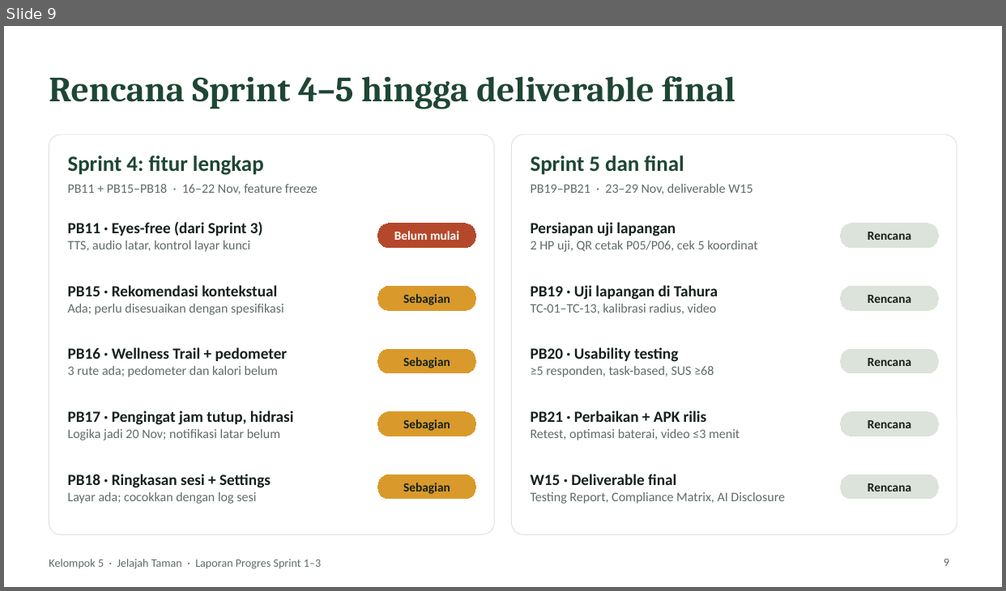
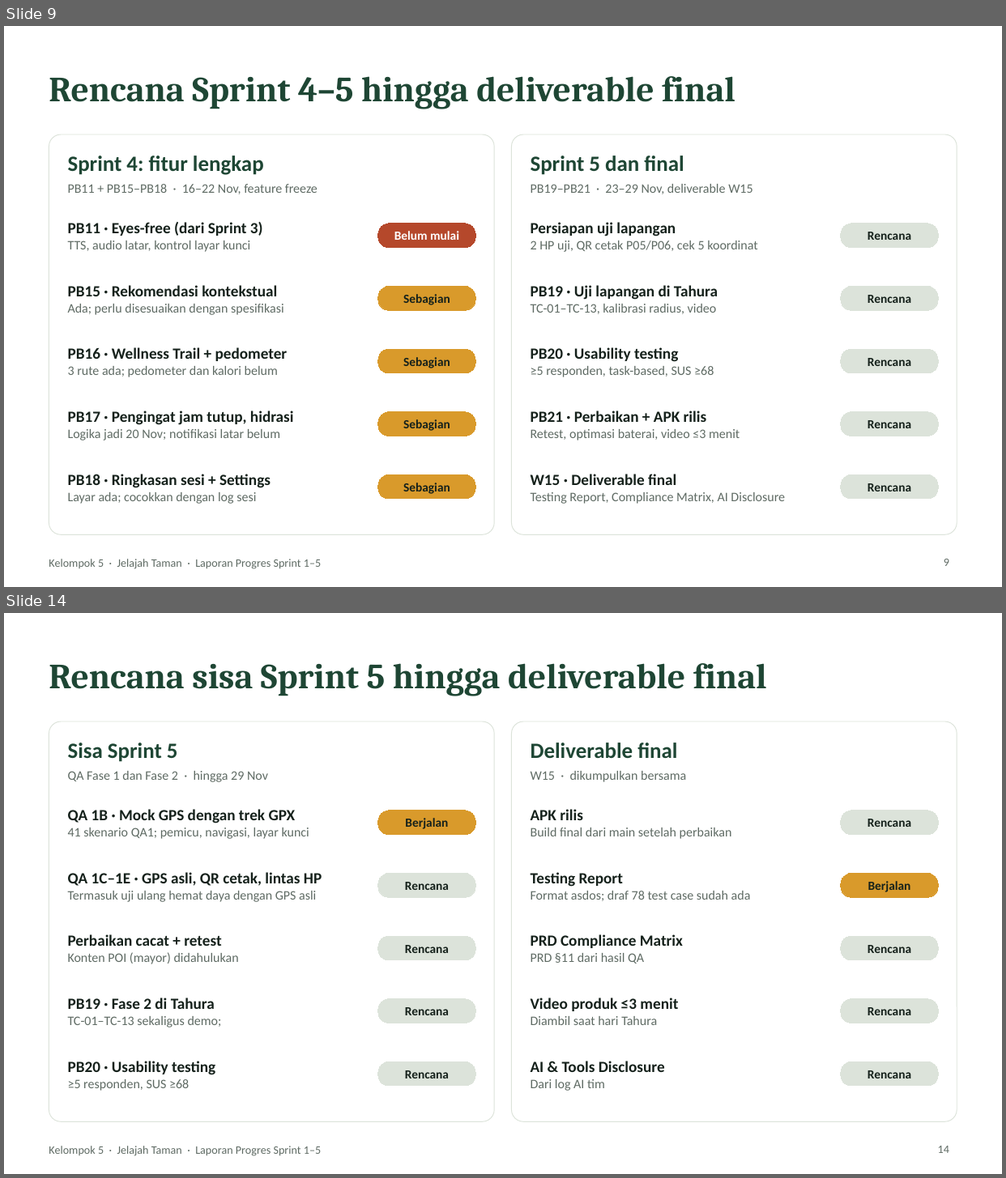
Before and after one commit to keaneplim/Transformasi-Digital-UAS, a slide deck: docs/presentation/Progres_Sprint1-2_Kel5_Jelajah_Taman.pptx. Shown one above the other, each under a label of ours: slide 9 before the commit, slides 9 and 14 after it; the slides between them are not shown. The pictures are 1006x591 and 1006x1178 pixels, drawn with LibreOffice and Linux fonts; fonts in the diff are those of the drawing; background and template pictures are left out. Boxes give left, top, right and bottom in pixels: in the first picture for what was removed or moved away, otherwise in the second. Text is boxed around its words. In the diff, an @@ line names an element or a change of style, - is before the commit and + after.

Commit message:
ocs: progress deck update to 26 Nov (Sprint 4, QA Fase 1, status PB01–PB21)

```diff
--- a/docs/presentation/Progres_Sprint1-2_Kel5_Jelajah_Taman.pptx
+++ b/docs/presentation/Progres_Sprint1-2_Kel5_Jelajah_Taman.pptx
@@ slide 14 added at box(4, 613, 1002, 1174), background picture (left out); not listed: 1 template element that a slide beside it also shows @@
@@ title added at box(49, 663, 767, 696), 34 pt, text #1E4634, bold @@
+Rencana sisa Sprint 5 hingga deliverable final
@@ rounded rectangle added at box(49, 722, 494, 1122), fill #FFFFFF, outline #DCE3DA 0.75 pt @@
@@ rounded rectangle added at box(512, 722, 957, 1122), fill #FFFFFF, outline #DCE3DA 0.75 pt @@
@@ text added at box(68, 743, 178, 762), 21 pt, text #1E4634, bold @@
+Sisa Sprint 5
@@ text added at box(530, 743, 677, 758), 21 pt, text #1E4634, bold @@
+Deliverable final
@@ text added at box(68, 771, 268, 782), 12.5 pt, text #5F6B64 @@
+QA Fase 1 dan Fase 2 · hingga 29 Nov
@@ text added at box(530, 771, 686, 782), 12.5 pt, text #5F6B64 @@
+W15 · dikumpulkan bersama
@@ text added at box(68, 809, 309, 839), 12.5 pt, text #5F6B64 @@
+QA 1B · Mock GPS dengan trek GPX
+41 skenario QA1; pemicu, navigasi, layar kunci
@@ rounded rectangle added at box(378, 811, 475, 835), fill #D99A2B, outline #D99A2B 0.75 pt, 12 pt, text #15211B, bold @@
+Berjalan
@@ text added at box(530, 809, 732, 839), 12.5 pt, text #5F6B64 @@
+APK rilis
+Build final dari main setelah perbaikan
@@ rounded rectangle added at box(841, 811, 938, 835), fill #DCE3DA, outline #DCE3DA 0.75 pt, 12 pt, text #15211B, bold @@
+Rencana
@@ text added at box(68, 872, 322, 902), 12.5 pt, text #5F6B64 @@
+QA 1C–1E · GPS asli, QR cetak, lintas HP
+Termasuk uji ulang hemat daya dengan GPS asli
@@ rounded rectangle added at box(378, 874, 475, 897), fill #DCE3DA, outline #DCE3DA 0.75 pt, 12 pt, text #15211B, bold @@
+Rencana
@@ text added at box(530, 872, 751, 901), 12.5 pt, text #5F6B64 @@
+Testing Report
+Format asdos; draf 78 test case sudah ada
@@ rounded rectangle added at box(841, 874, 938, 897), fill #D99A2B, outline #D99A2B 0.75 pt, 12 pt, text #15211B, bold @@
+Berjalan
@@ text added at box(68, 935, 239, 965), 12.5 pt, text #5F6B64 @@
+Perbaikan cacat + retest
+Konten POI (mayor) didahulukan
@@ rounded rectangle added at box(378, 936, 475, 960), fill #DCE3DA, outline #DCE3DA 0.75 pt, 12 pt, text #15211B, bold @@
+Rencana
@@ text added at box(530, 935, 683, 964), 15 pt, text #15211B, bold @@
+PRD Compliance Matrix
+PRD §11 dari hasil QA
@@ rounded rectangle added at box(841, 936, 938, 960), fill #DCE3DA, outline #DCE3DA 0.75 pt, 12 pt, text #15211B, bold @@
+Rencana
@@ text added at box(68, 998, 222, 1028), 12.5 pt, text #5F6B64 @@
+PB19 · Fase 2 di Tahura
+TC-01–TC-13 sekaligus demo;
@@ rounded rectangle added at box(378, 999, 475, 1023), fill #DCE3DA, outline #DCE3DA 0.75 pt, 12 pt, text #15211B, bold @@
+Rencana
@@ text added at box(530, 998, 678, 1025), 12.5 pt, text #5F6B64 @@
+Video produk ≤3 menit
+Diambil saat hari Tahura
@@ rounded rectangle added at box(841, 999, 938, 1023), fill #DCE3DA, outline #DCE3DA 0.75 pt, 12 pt, text #15211B, bold @@
+Rencana
@@ text added at box(68, 1061, 215, 1091), 15 pt, text #15211B, bold @@
+PB20 · Usability testing
+≥5 responden, SUS ≥68
@@ rounded rectangle added at box(378, 1063, 475, 1086), fill #DCE3DA, outline #DCE3DA 0.75 pt, 12 pt, text #15211B, bold @@
+Rencana
@@ text added at box(530, 1061, 665, 1091), 15 pt, text #15211B, bold @@
+AI & Tools Disclosure
+Dari log AI tim
@@ rounded rectangle added at box(841, 1063, 938, 1086), fill #DCE3DA, outline #DCE3DA 0.75 pt, 12 pt, text #15211B, bold @@
+Rencana
@@ page number added at box(938, 1146, 949, 1153), 11 pt, text #5F6B64 @@
+14
@@ slide 9 changed as well @@
@@ text at box(49, 559, 321, 570): text changed @@
-Kelompok 5 · Jelajah Taman · Laporan Progres Sprint 1–3
+Kelompok 5 · Jelajah Taman · Laporan Progres Sprint 1–5
```
Also in this commit, not shown: 8 other slides changed, 4 other slides added, 1 slide removed.
